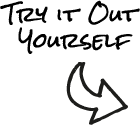
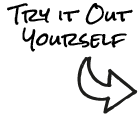
Layers edited between the first and the second 140x125 image:
painted on "Try it Out Yourself" over [0, 0, 140, 54]
painted on "Vektor-Smart-Objekt" over [66, 56, 138, 125]
